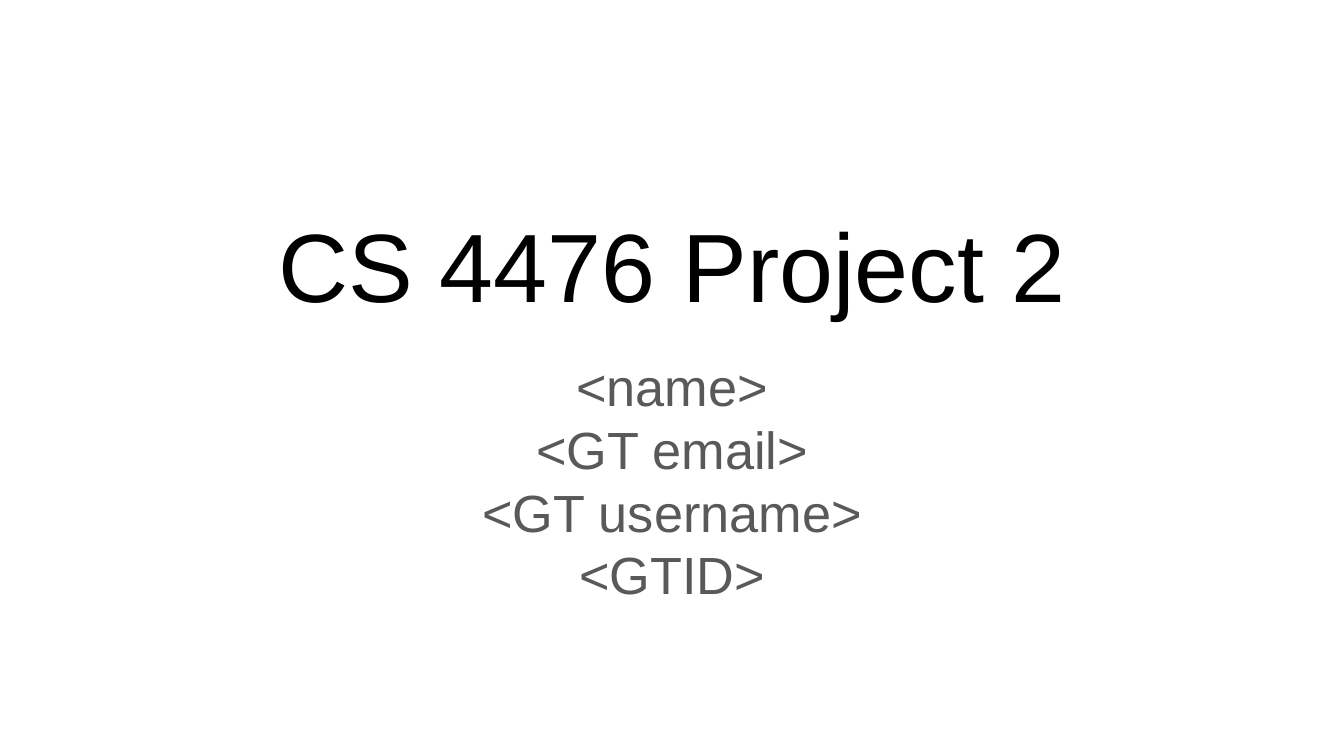
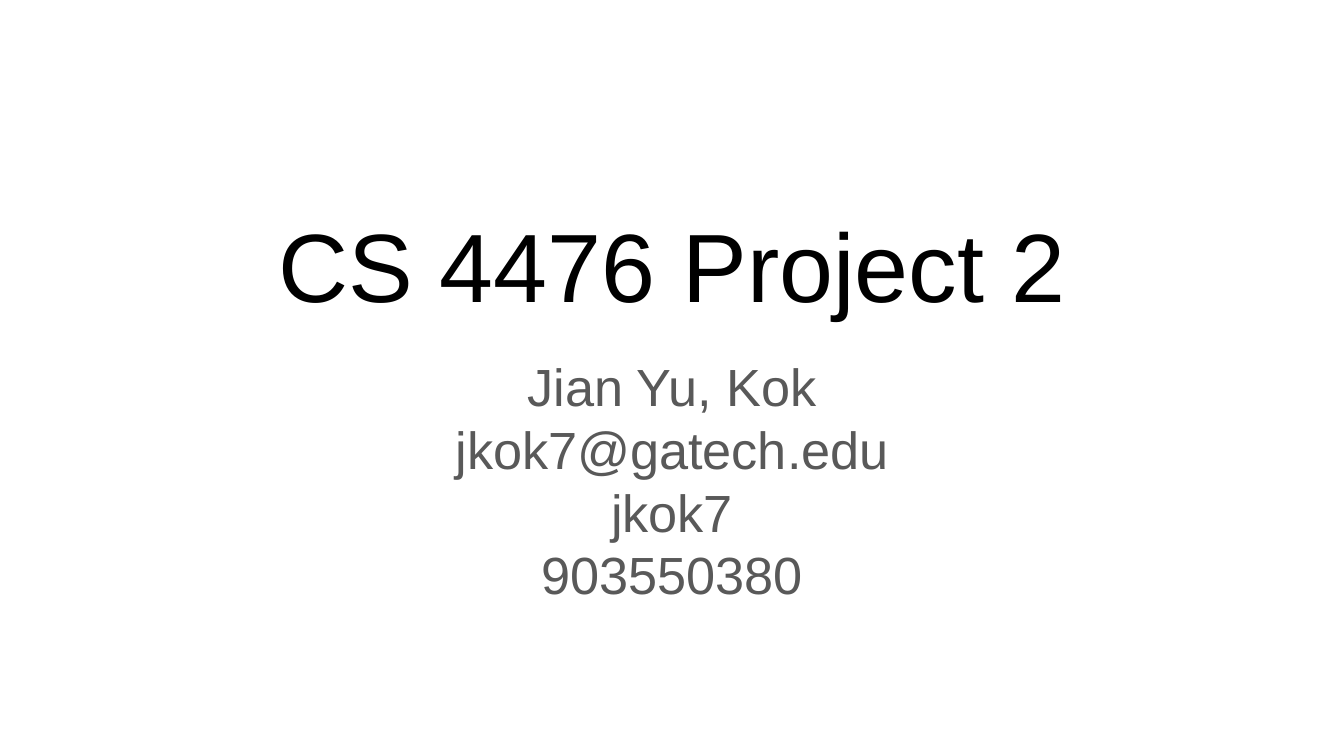
Before and after one commit to KokJianYu/CS4476-Gatech-, a slide deck: slide 1 of proj2_v2/report_template.pptx. Drawn at 1344x756 pixels with LibreOffice and Linux fonts; fonts in the diff are those of the drawing. Boxes give left, top, right and bottom in pixels: in the first picture for what was removed or moved away, otherwise in the second. Text is boxed around its words. In the diff, an @@ line names an element or a change of style, - is before the commit and + after.

```diff
--- a/proj2_v2/report_template.pptx
+++ b/proj2_v2/report_template.pptx
@@ subtitle at bbox=[455, 368, 888, 595]: text changed @@
-<name>
-<GT email>
-<GT username>
-<GTID>
+Jian Yu, Kok
+jkok7@gatech.edu
+jkok7
+903550380
```
Also in this commit, not shown: 9 other slides changed, 7 other files.
